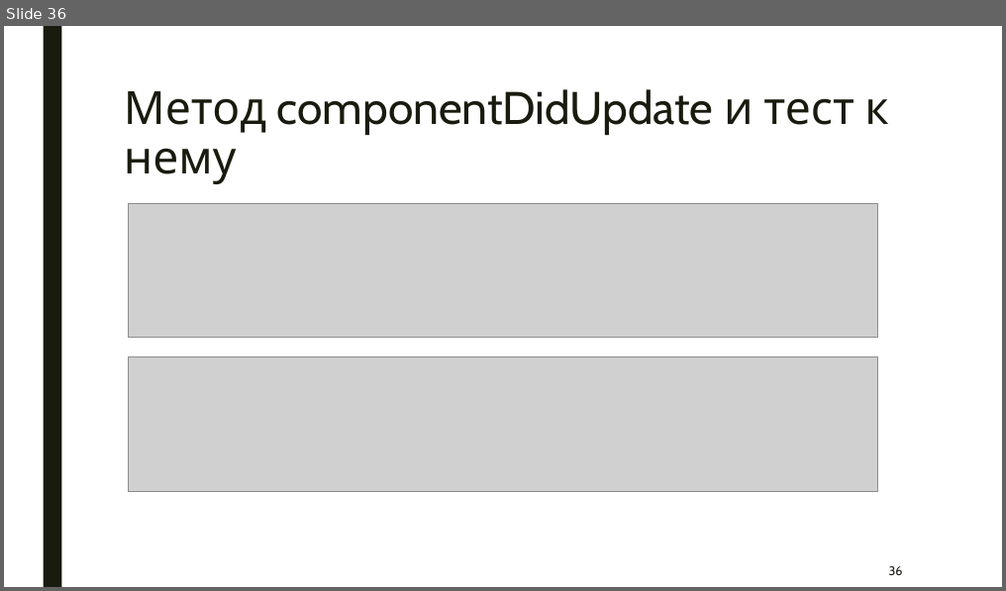
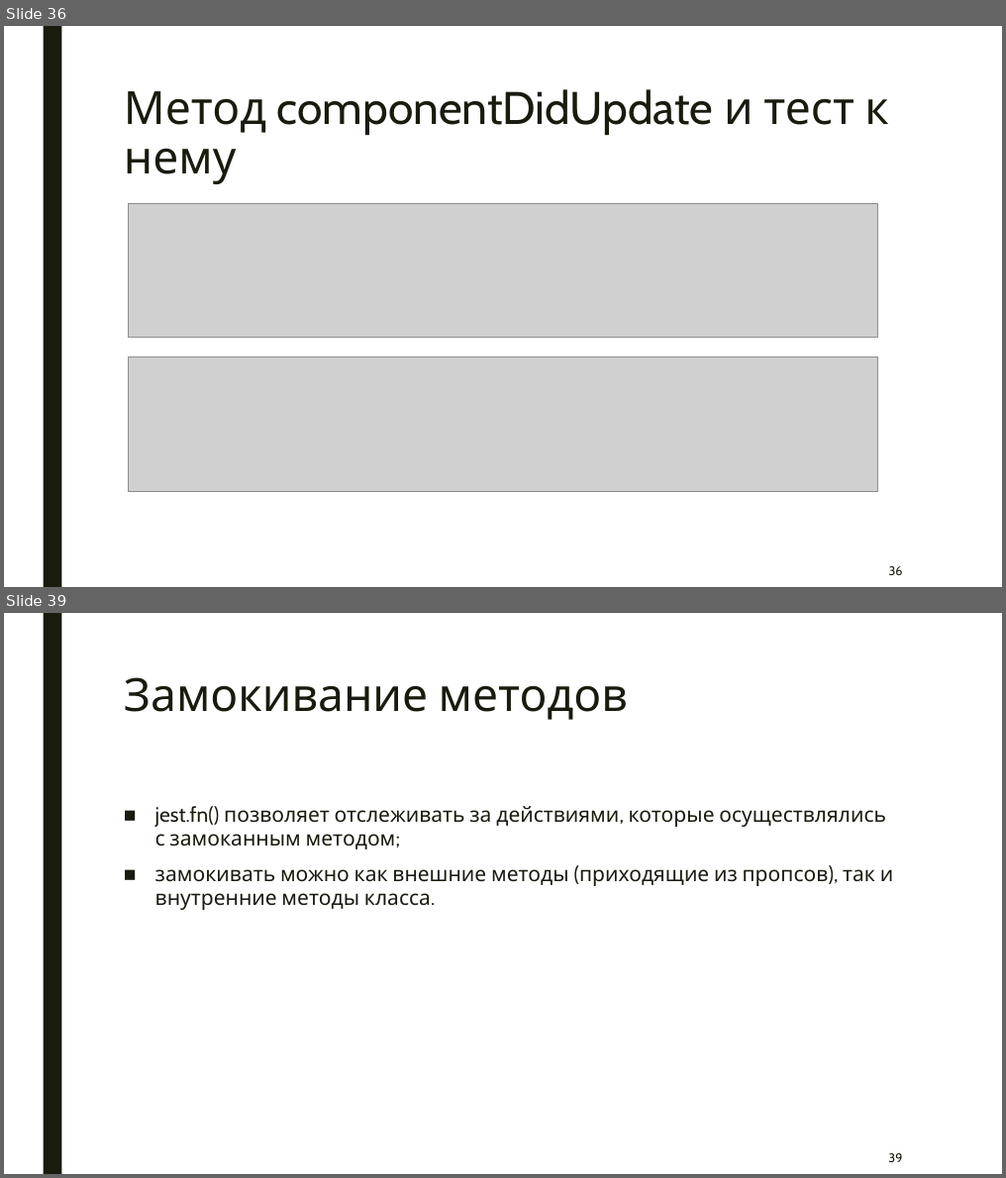
Before and after one commit to artem-gorokhovskii/frontend-unit-tests, a slide deck: frontend-unit-tests.pptx. Shown one above the other, each under a label of ours: slide 36 before the commit, slides 36 and 39 after it; the slides between them are not shown. The pictures are 1006x591 and 1006x1178 pixels, drawn with LibreOffice and Linux fonts; fonts in the diff are those of the drawing; grey boxes stand for pictures. Boxes give left, top, right and bottom in pixels: in the first picture for what was removed or moved away, otherwise in the second. Text is boxed around its words. In the diff, an @@ line names an element or a change of style, - is before the commit and + after.

```diff
--- a/frontend-unit-tests.pptx
+++ b/frontend-unit-tests.pptx
@@ slide 39 added at [4,613,1002,1174], background #FFFFFF; not listed: 1 template element that a slide beside it also shows @@
@@ title added at [124,677,628,720], 44 pt, text #191B0E @@
+Замокивание методов
@@ text added at [155,806,894,910], 20 pt, text #191B0E @@
+■ jest.fn() позволяет отслеживать за действиями, которые осуществлялись с замоканным методом;
+■ замокивать можно как внешние методы (приходящие из пропсов), так и внутренние методы класса.
@@ page number added at [888,1154,902,1162], 12 pt, text #191B0E @@
+39
```
Also in this commit, not shown: 6 slides changed, 3 other slides added, 1 slide removed, 1 other file.
